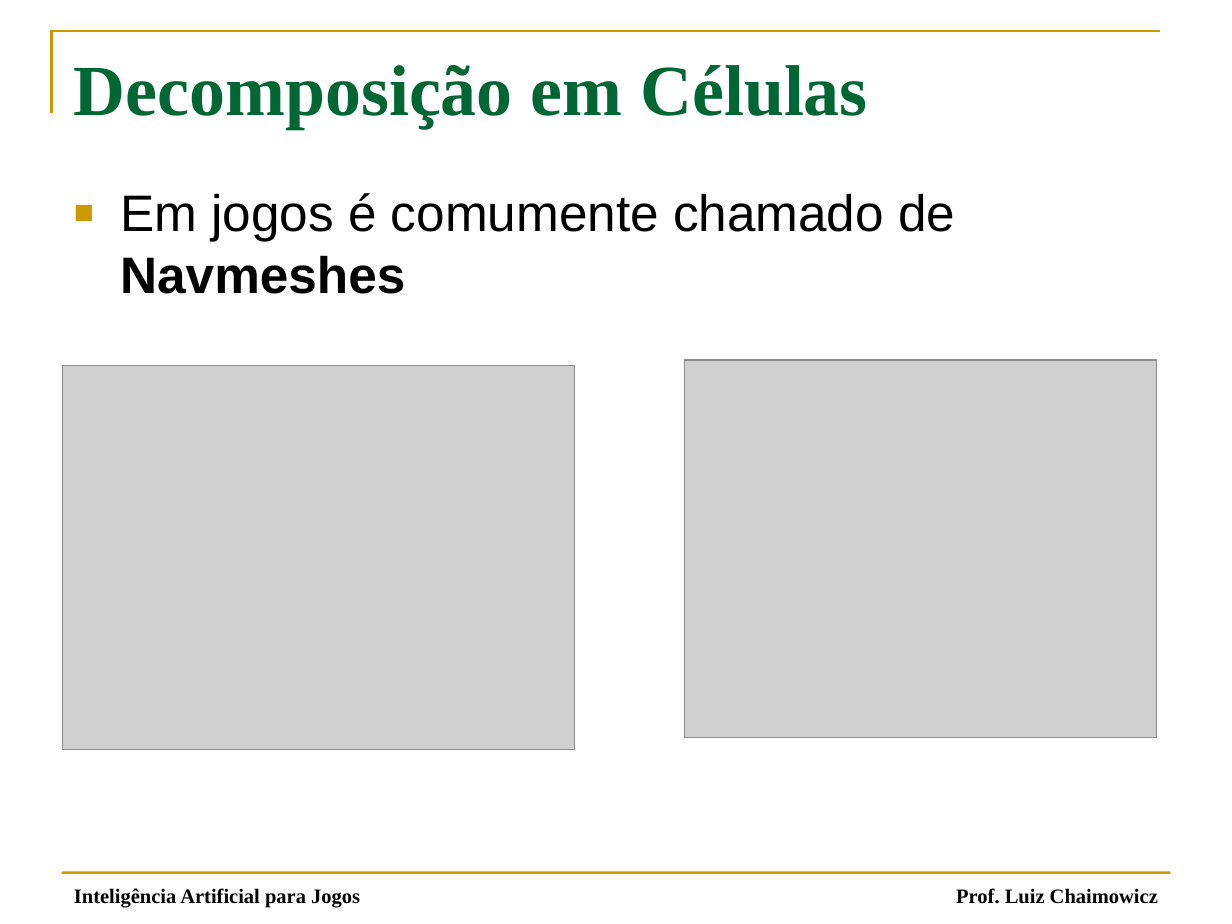
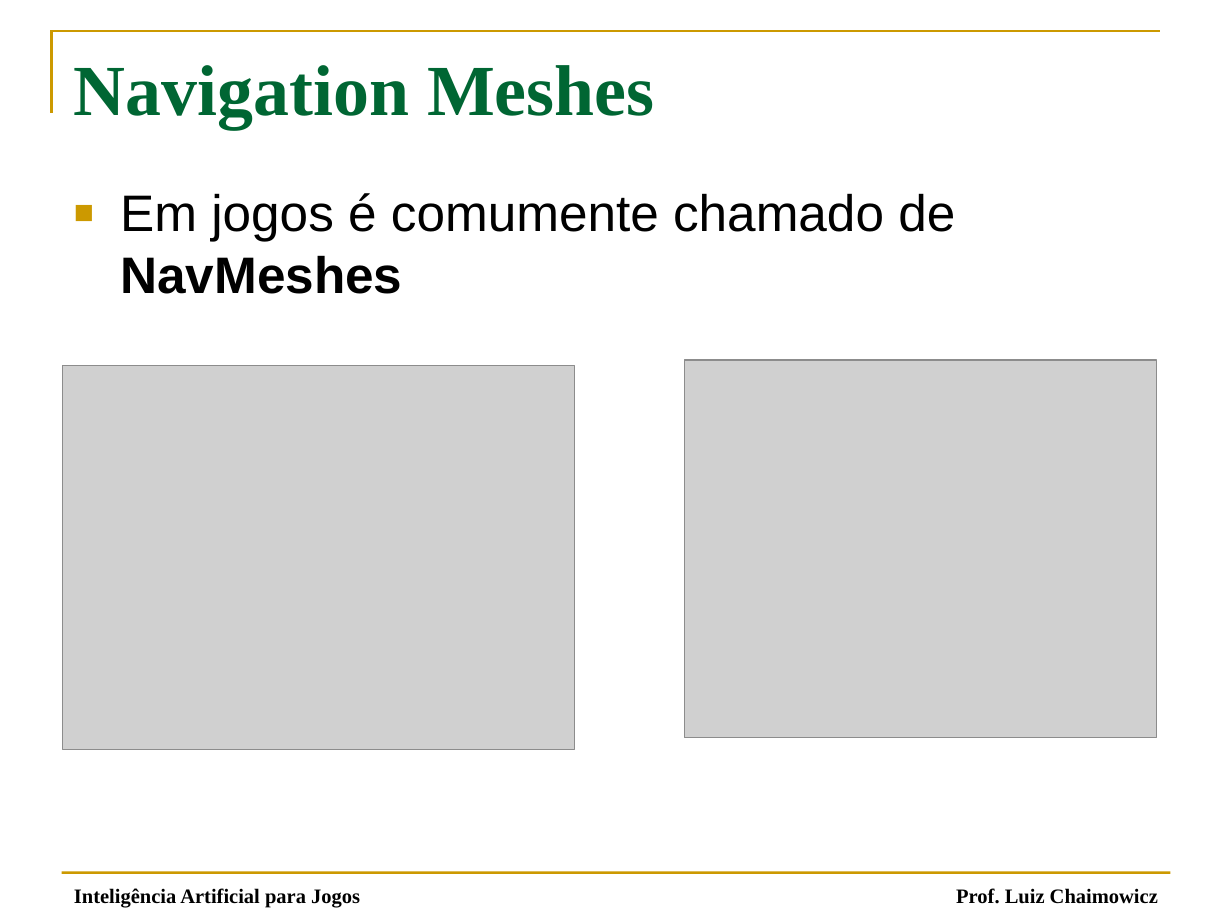
Before and after one commit to fegemo/cefet-games, a slide deck: slide 83 of attachments/IA 03 - Movimentação Simples.pptx (slide 104 before the commit). Drawn at 1232x924 pixels with LibreOffice and Linux fonts; fonts in the diff are those of the drawing; grey boxes stand for pictures. Boxes give left, top, right and bottom in pixels: in the first picture for what was removed or moved away, otherwise in the second. Text is boxed around its words. In the diff, an @@ line names an element or a change of style, - is before the commit and + after.

```diff
--- a/attachments/IA 03 - Movimentação Simples.pptx
+++ b/attachments/IA 03 - Movimentação Simples.pptx
@@ title at bbox=[74, 65, 654, 129]: text changed @@
-Decomposição em Células
+Navigation Meshes
@@ text at bbox=[120, 193, 955, 294]: text changed @@
-■ Em jogos é comumente chamado de Navmeshes
+■ Em jogos é comumente chamado de NavMeshes
```
Also in this commit, not shown: 7 other slides changed, 4 slides added, 37 slides removed, 1 other file.
